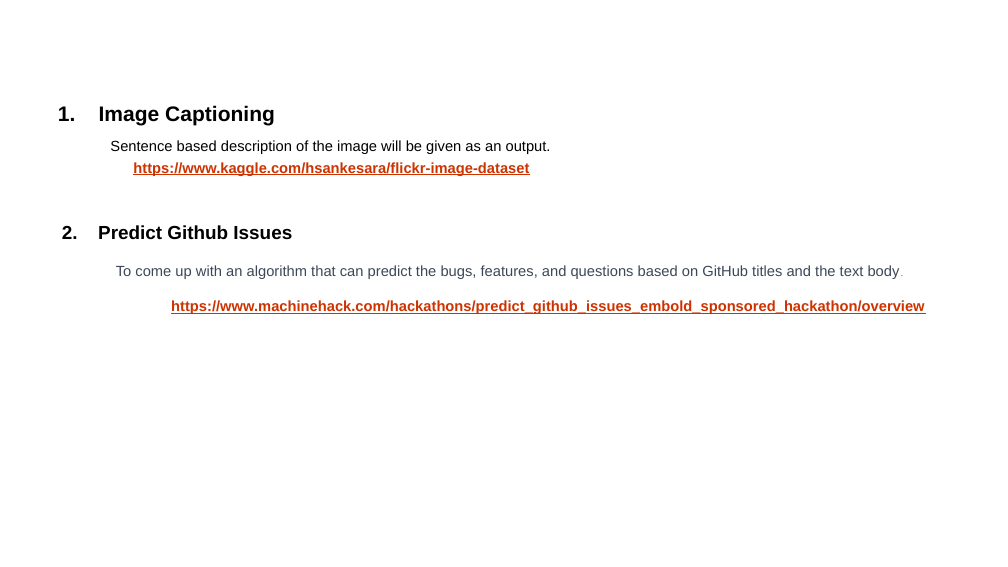
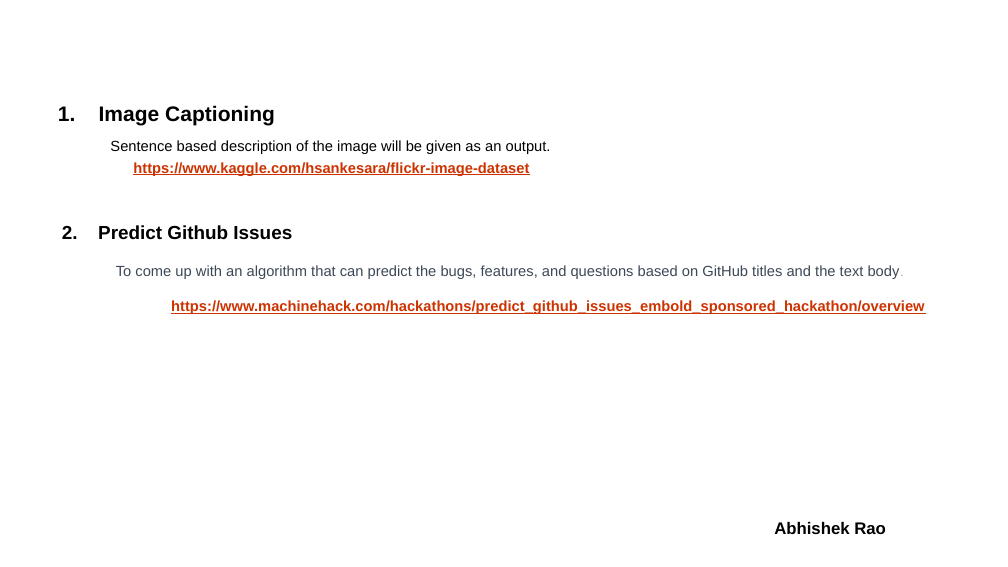
Before and after one commit to VarunBohara/Mini-Project-Documents, a slide deck: slide 3 of IDEAS FOR PROBLEM STATEMENT.2.pptx. Drawn at 1008x567 pixels with LibreOffice and Linux fonts; fonts in the diff are those of the drawing; background and template pictures are left out. Boxes give left, top, right and bottom in pixels: in the first picture for what was removed or moved away, otherwise in the second. Text is boxed around its words. In the diff, an @@ line names an element or a change of style, - is before the commit and + after.

```diff
--- a/IDEAS FOR PROBLEM STATEMENT.2.pptx
+++ b/IDEAS FOR PROBLEM STATEMENT.2.pptx
@@ text added at (774, 522, 886, 534), 16 pt, text #000000, bold @@
+Abhishek Rao
```
Also in this commit, not shown: 2 slides added.
